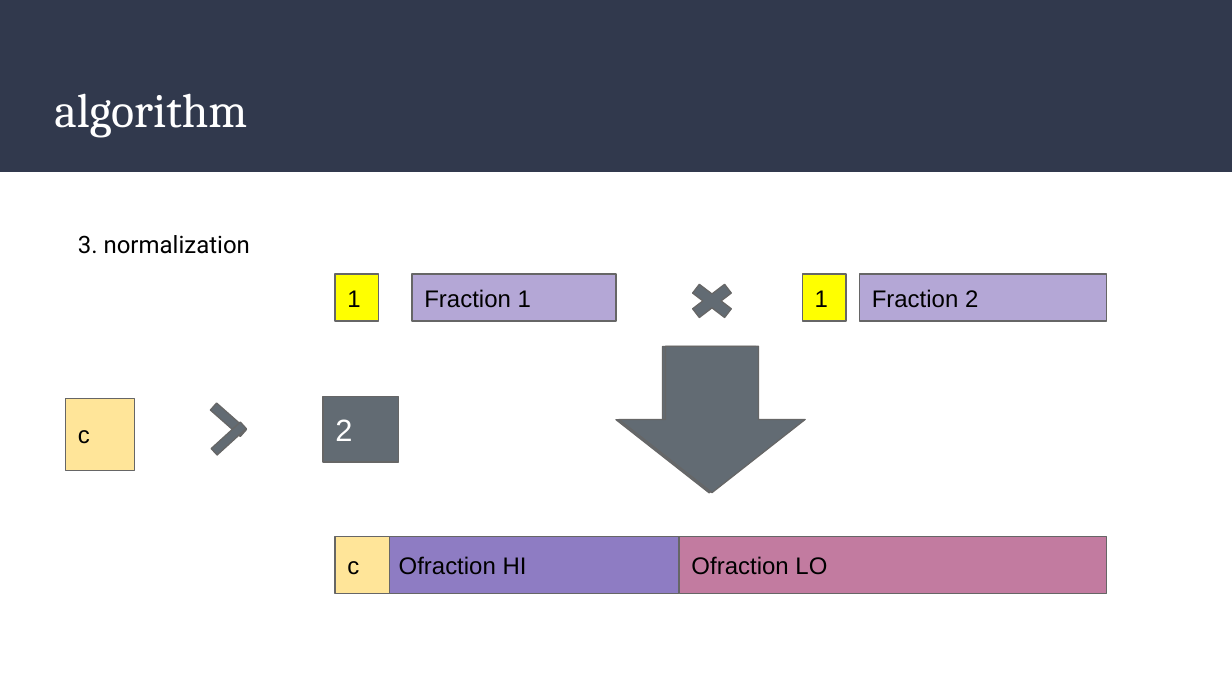
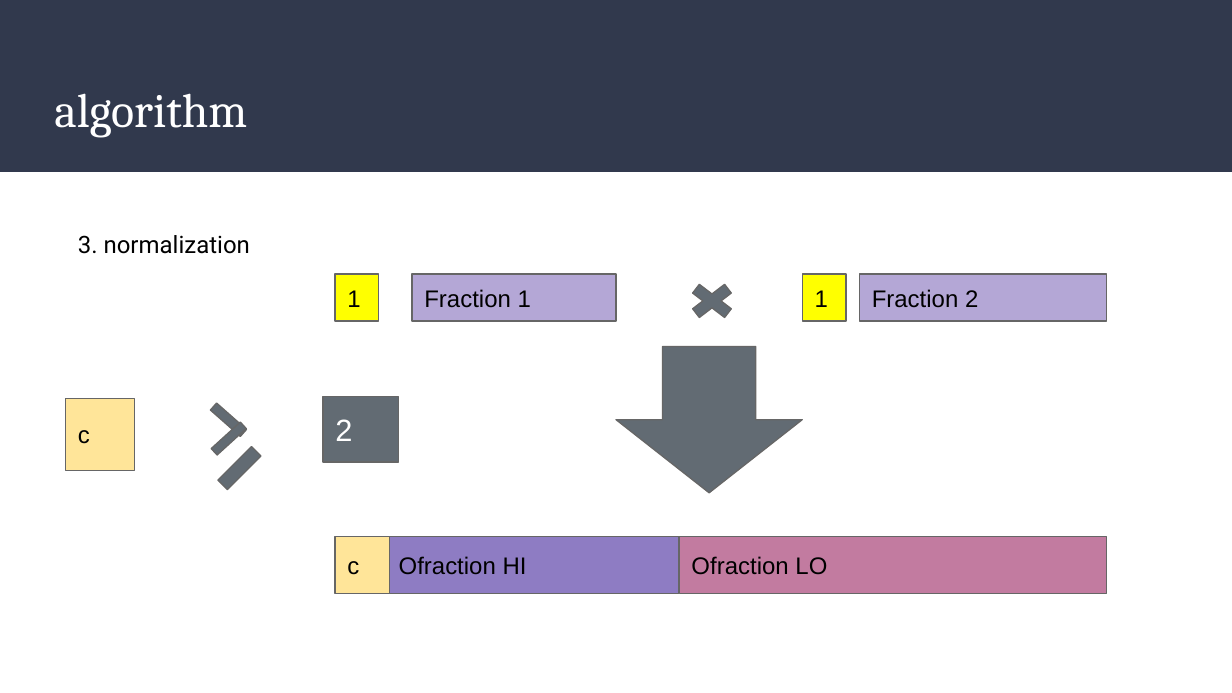
Before and after one commit to abdo1819/fpu, a slide deck: slide 7 of FPU.pptx. Drawn at 1232x693 pixels with LibreOffice and Linux fonts; fonts in the diff are those of the drawing. Boxes give left, top, right and bottom in pixels: in the first picture for what was removed or moved away, otherwise in the second. Text is boxed around its words. In the diff, an @@ line names an element or a change of style, - is before the commit and + after.

```diff
--- a/FPU.pptx
+++ b/FPU.pptx
@@ down arrow removed at (618,346,804,493) @@
@@ math minus added at (197,425,283,511), fill #626B73, outline #666666 0.75 pt @@
```
Also in this commit, not shown: 3 other slides changed, 3 slides added.
